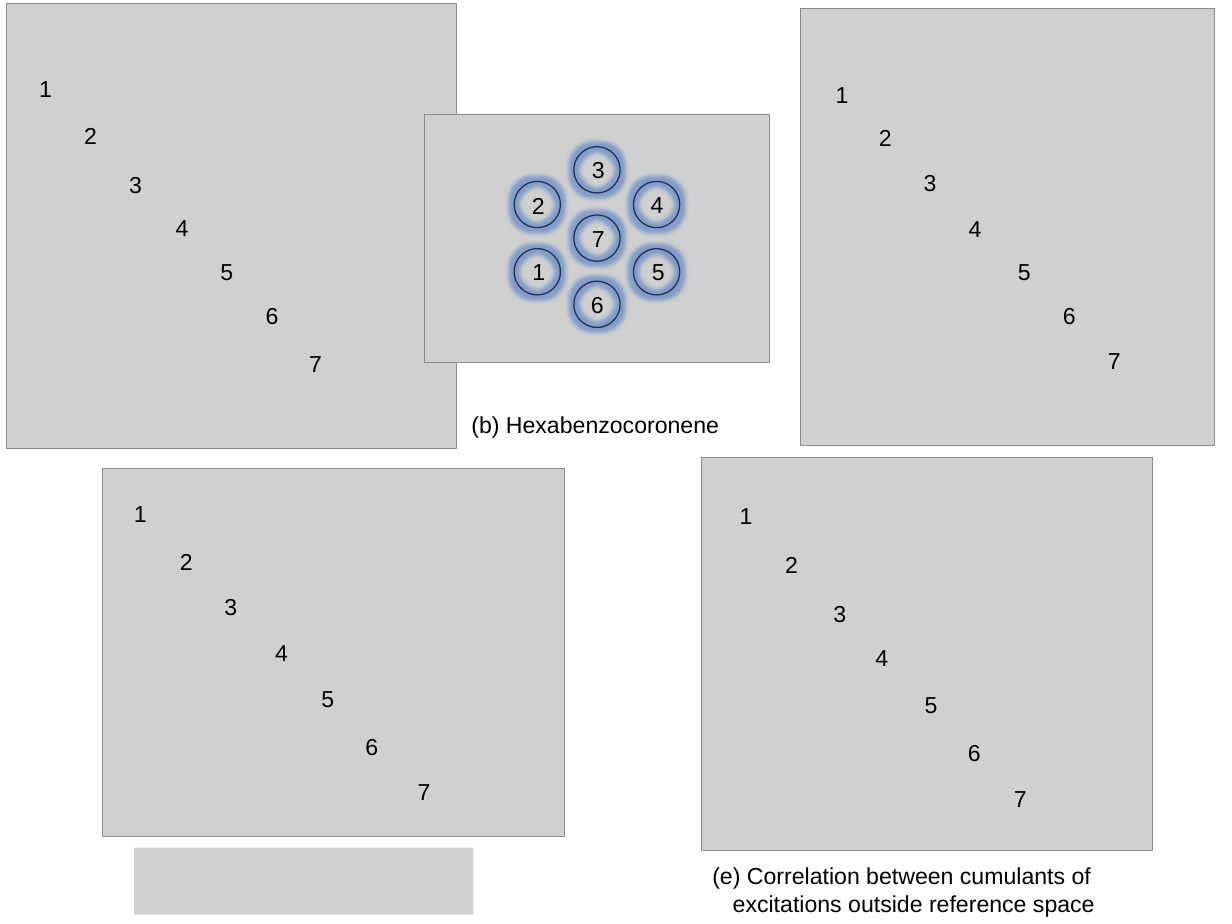
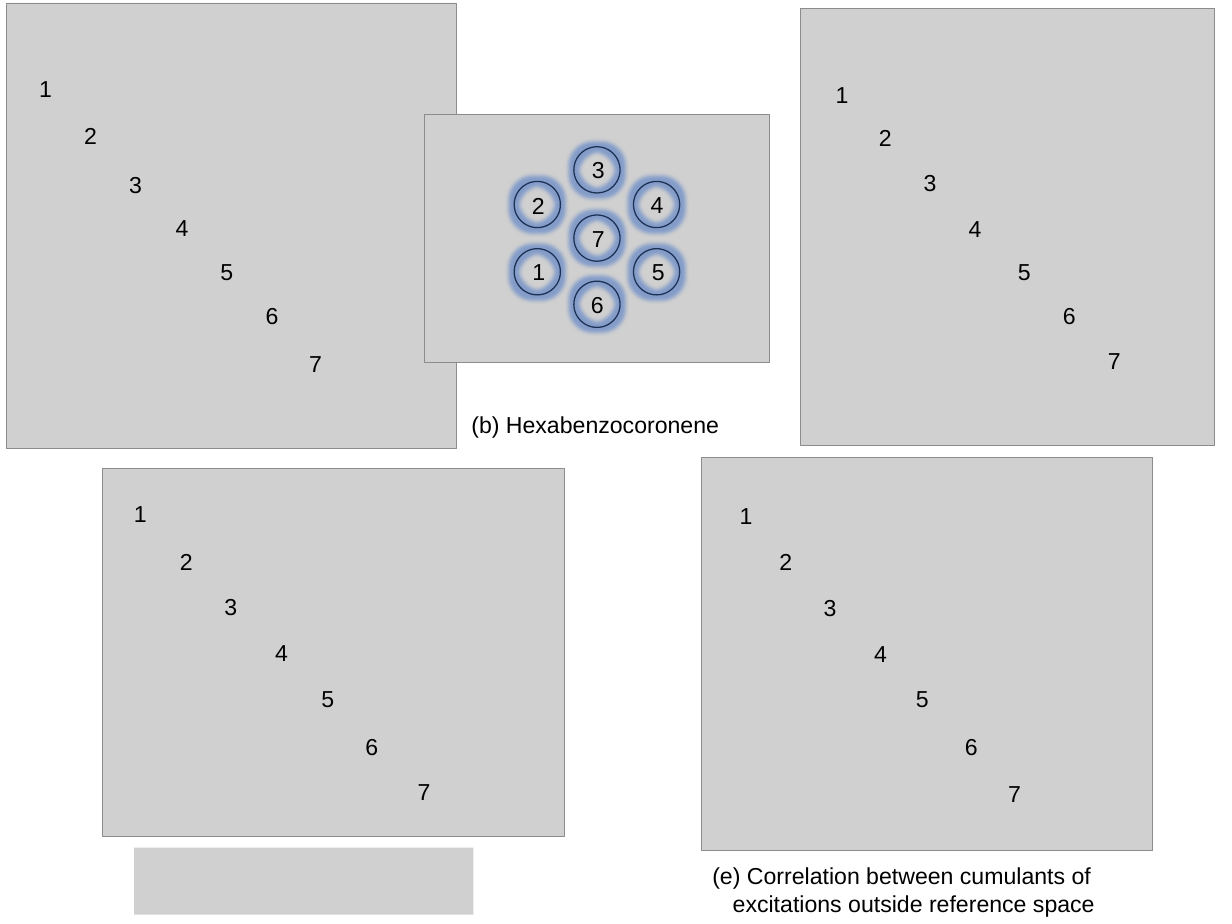
Before and after one commit to arnab82/2024_faraday_discussions_data, a slide deck: slide 1 of hexabenzocoronene/sto3g/correlation/correlation.pptx. Drawn at 1232x924 pixels with LibreOffice and Linux fonts; fonts in the diff are those of the drawing; grey boxes stand for pictures. Boxes give left, top, right and bottom in pixels: in the first picture for what was removed or moved away, otherwise in the second. Text is boxed around its words. In the diff, an @@ line names an element or a change of style, - is before the commit and + after.

```diff
--- a/hexabenzocoronene/sto3g/correlation/correlation.pptx
+++ b/hexabenzocoronene/sto3g/correlation/correlation.pptx
@@ text "3": place and size @@
-text "3" at [833,606,846,623]
+text "3" at [824,600,837,616]
@@ text "4": place and size @@
-text "4" at [875,650,888,666]
+text "4" at [874,646,887,662]
@@ text "5": place and size @@
-text "5" at [925,697,938,713]
+text "5" at [916,691,929,707]
@@ 3 texts: place and size @@
-3 texts at [785,557,1027,807]
+3 texts at [779,554,1021,802]
```
Also in this commit, not shown: 5 other files.
